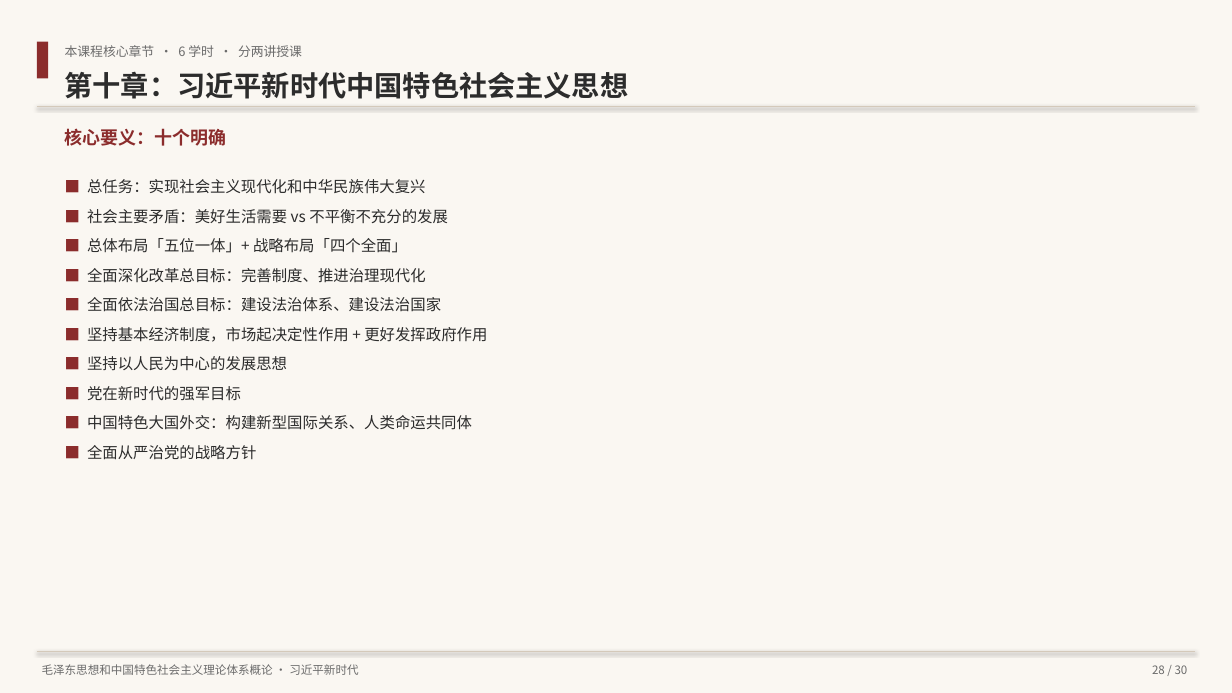
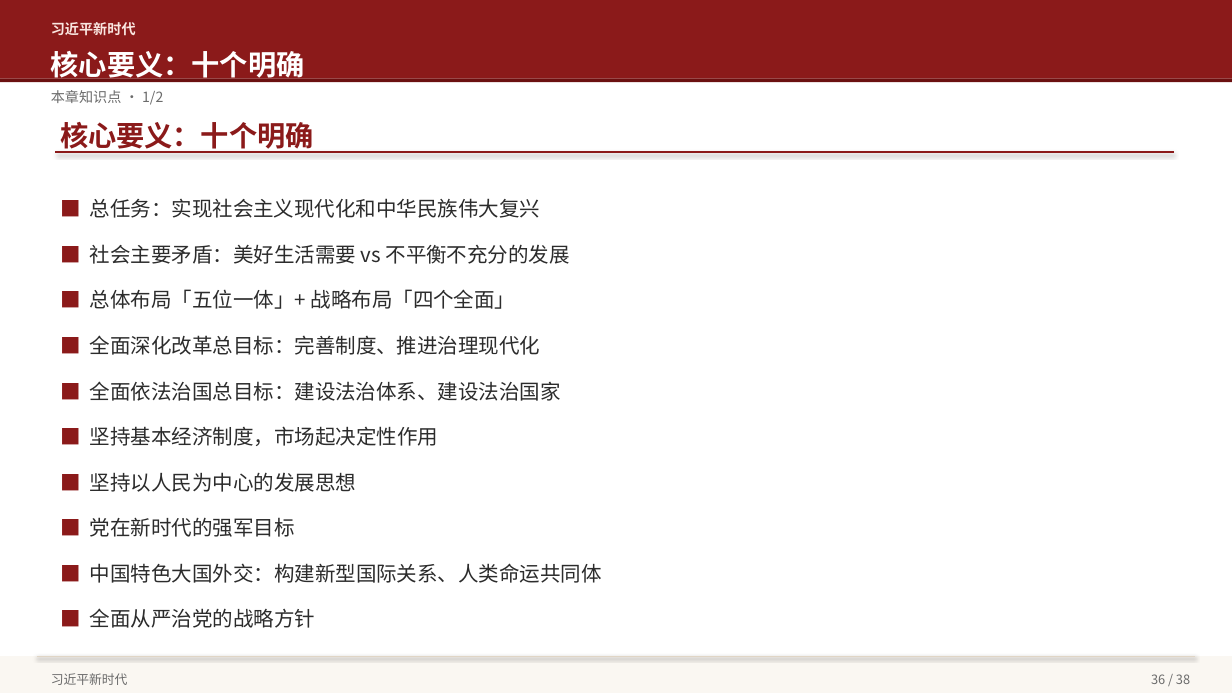
Before and after one commit to hsy358/obsidian-vault, a slide deck: slide 36 of 03-资源/PPT/毛泽东思想和中国特色社会主义理论体系概论 教学大纲概览.pptx (slide 28 before the commit). Drawn at 1232x693 pixels with LibreOffice and Linux fonts; fonts in the diff are those of the drawing. Boxes give left, top, right and bottom in pixels: in the first picture for what was removed or moved away, otherwise in the second. Text is boxed around its words. In the diff, an @@ line names an element or a change of style, - is before the commit and + after.

```diff
--- a/03-资源/PPT/毛泽东思想和中国特色社会主义理论体系概论 教学大纲概览.pptx
+++ b/03-资源/PPT/毛泽东思想和中国特色社会主义理论体系概论 教学大纲概览.pptx
@@ rectangle removed at box(0, 0, 1232, 693) @@
@@ rectangle added at box(0, 0, 1232, 79), fill #8B1A1A @@
@@ text added at box(51, 22, 136, 36), 11 pt, text #FAE6E0, bold @@
+习近平新时代
@@ rectangle removed at box(37, 42, 48, 79) @@
@@ text added at box(51, 51, 305, 83), 22 pt, text #FFFFFF, bold @@
+核心要义：十个明确
@@ text removed at box(65, 45, 302, 57) @@
-本课程核心章节 · 6 学时 · 分两讲授课
@@ rectangle added at box(0, 79, 1232, 82), fill #6B1010 @@
@@ text removed at box(65, 71, 629, 99) @@
-第十章：习近平新时代中国特色社会主义思想
@@ text added at box(51, 90, 163, 105), 11 pt, text #6B6B6B @@
+本章知识点 · 1/2
@@ text "核心要义：十个明确" at box(60, 122, 314, 153): size 14 to 22 pt, text colour #8B2C2C to #8B1A1A; line spacing 1.2 to 1.3 @@
@@ text "■ 总任务：实现社会主义现代化和中华民族伟大复兴": place and size @@
-text "■ 总任务：实现社会主义现代化和中华民族伟大复兴" at box(87, 179, 487, 460)
+text "■ 总任务：实现社会主义现代化和中华民族伟大复兴" at box(90, 198, 602, 628)
@@ line moved from (37, 106) - (1195, 106) to (55, 152) - (1174, 152) @@
@@ line (55, 152) - (1174, 152): stroke #D4C9BA 0.75 pt to #8B1A1A 1.5 pt @@
@@ text at box(90, 198, 602, 628): size 12 to 16 pt; text colour #8B2C2C to #8B1A1A in "■", "■", "■", "■" and 5 more places; line spacing 1.6 to 1.85 @@
@@ text at box(90, 426, 438, 446): text changed; size 12 to 16 pt @@
-■ 坚持基本经济制度，市场起决定性作用 + 更好发挥政府作用
+■ 坚持基本经济制度，市场起决定性作用
@@ rectangle added at box(0, 656, 1232, 693), fill #FAF7F2 @@
@@ line moved from (37, 652) - (1195, 652) to (37, 656) - (1195, 656) @@
@@ line (37, 656) - (1195, 656): stroke #D4C9BA 0.75 pt to #E0D5C5 0.75 pt @@
@@ text at box(51, 673, 128, 685): text changed; size 9 to 10 pt @@
-毛泽东思想和中国特色社会主义理论体系概论 · 习近平新时代
+习近平新时代
@@ text added at box(1151, 674, 1190, 684), 10 pt, text #6B6B6B @@
+36 / 38
@@ text removed at box(1152, 665, 1188, 674) @@
-28 / 30
```
Also in this commit, not shown: 27 other slides changed, 10 slides added, 2 slides removed.
